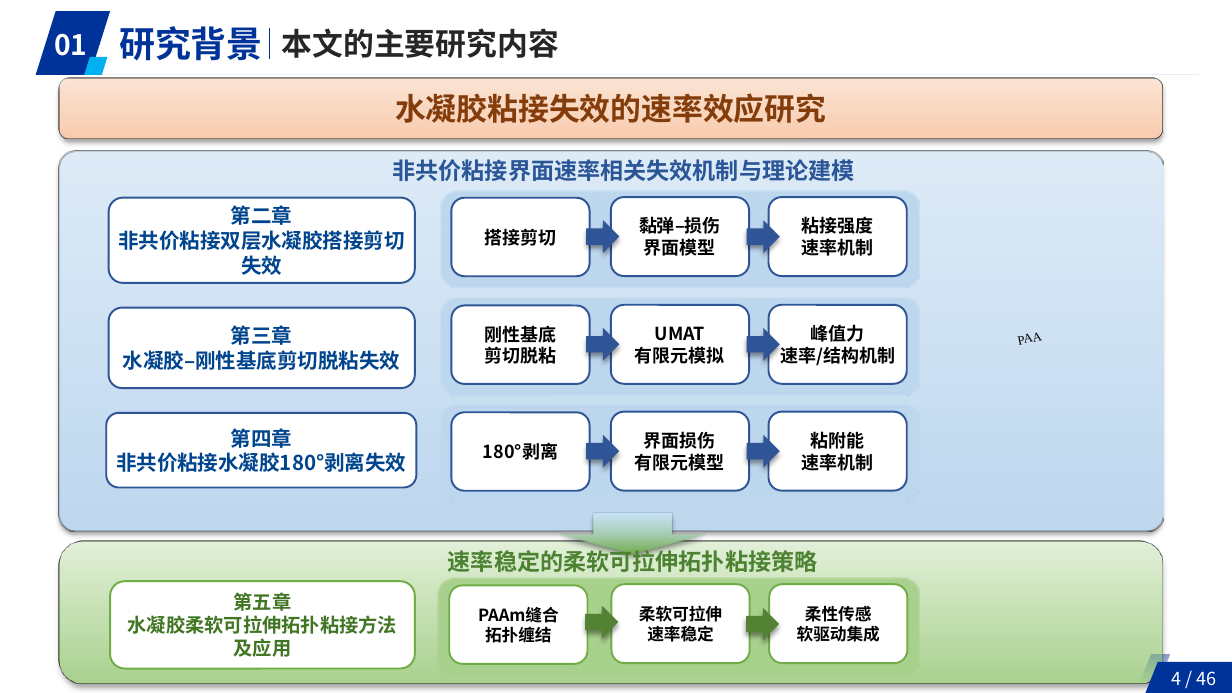
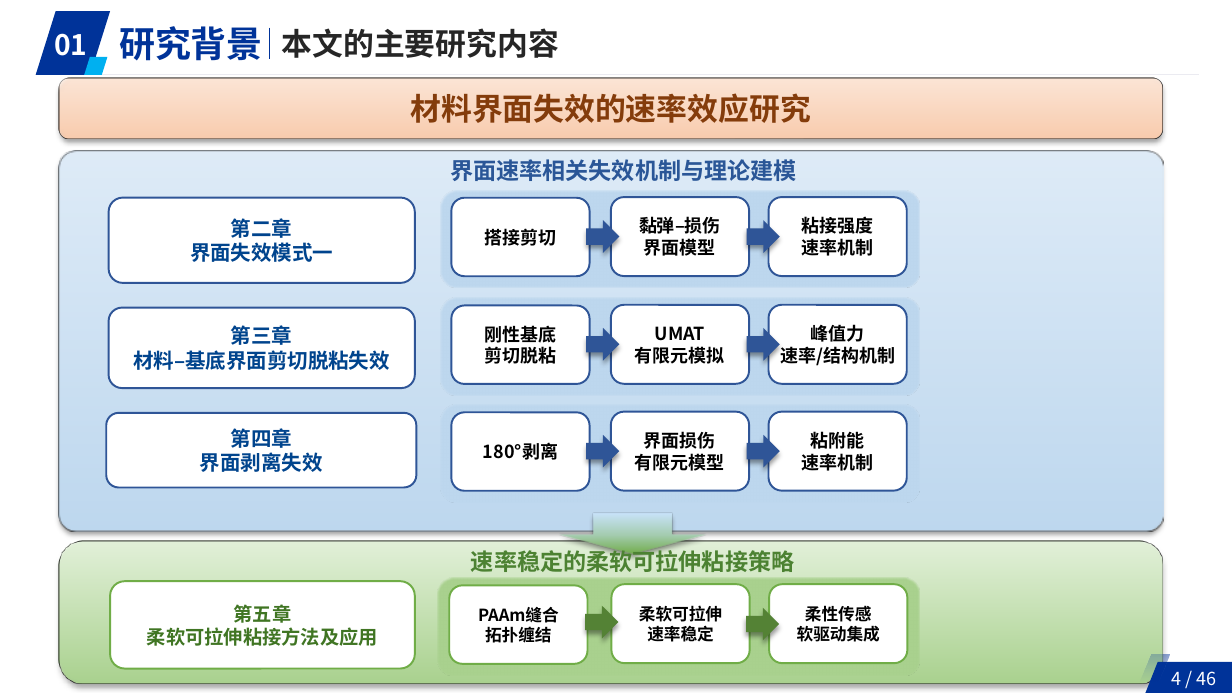
Before and after one commit to ShengLin1001/p-ppt-generate, a slide deck: slide 4 of .agents/skills/p-ppt-academic/assets/reference-deck.pptx. Drawn at 1232x693 pixels with LibreOffice and Linux fonts; fonts in the diff are those of the drawing. Boxes give left, top, right and bottom in pixels: in the first picture for what was removed or moved away, otherwise in the second. Text is boxed around its words. In the diff, an @@ line names an element or a change of style, - is before the commit and + after.

```diff
--- a/.agents/skills/p-ppt-academic/assets/reference-deck.pptx
+++ b/.agents/skills/p-ppt-academic/assets/reference-deck.pptx
@@ text in rounded rectangle at [410, 93, 810, 123]: text changed @@
-水凝胶粘接失效的速率效应研究
+材料界面失效的速率效应研究
@@ text at [450, 159, 796, 181]: text changed @@
-非共价粘接界面速率相关失效机制与理论建模
+界面速率相关失效机制与理论建模
@@ text in rounded rectangle at [190, 242, 333, 262]: text changed @@
-非共价粘接双层水凝胶搭接剪切失效
+界面失效模式一
@@ text in rounded rectangle at [133, 350, 390, 370]: text changed @@
-水凝胶–刚性基底剪切脱粘失效
+材料–基底界面剪切脱粘失效
@@ text removed at [1019, 332, 1043, 345] @@
-PAA
@@ text in rounded rectangle at [200, 452, 323, 472]: text changed @@
-非共价粘接水凝胶180°剥离失效
+界面剥离失效
@@ text at [471, 546, 794, 572]: text changed @@
-速率稳定的柔软可拉伸拓扑粘接策略
+速率稳定的柔软可拉伸粘接策略
@@ text in rounded rectangle at [147, 627, 378, 646]: text changed @@
-水凝胶柔软可拉伸拓扑粘接方法及应用
+柔软可拉伸粘接方法及应用
```
Also in this commit, not shown: 8 other slides changed, 8 other files.
